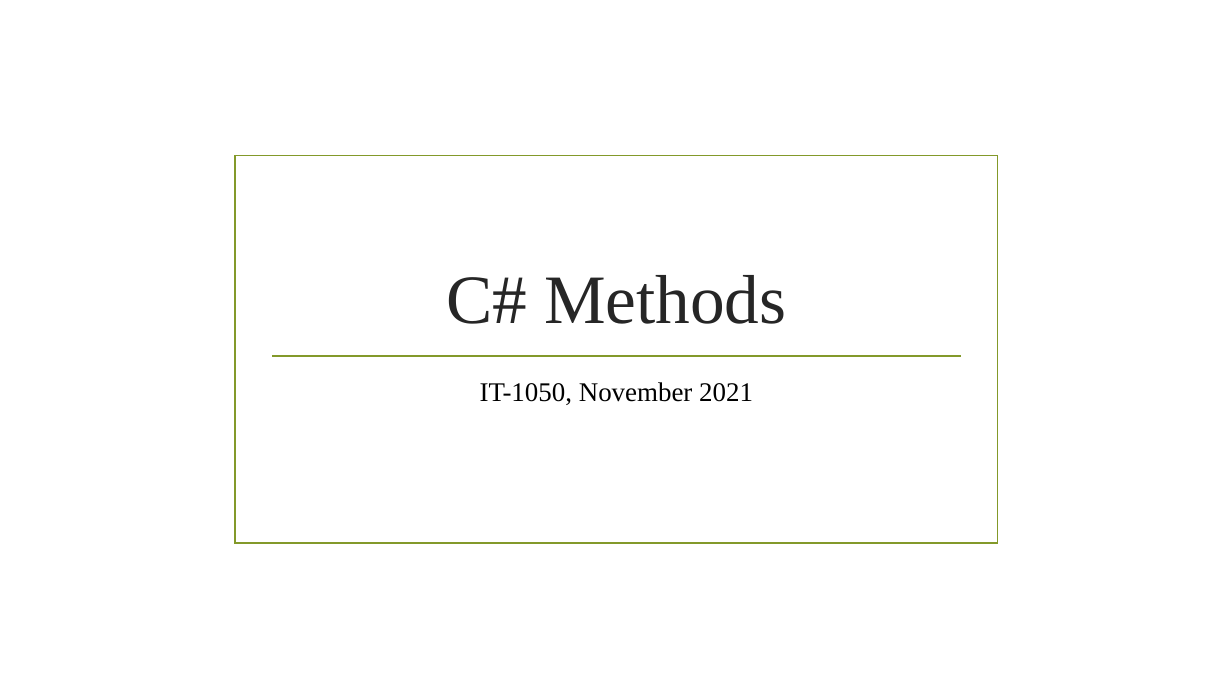
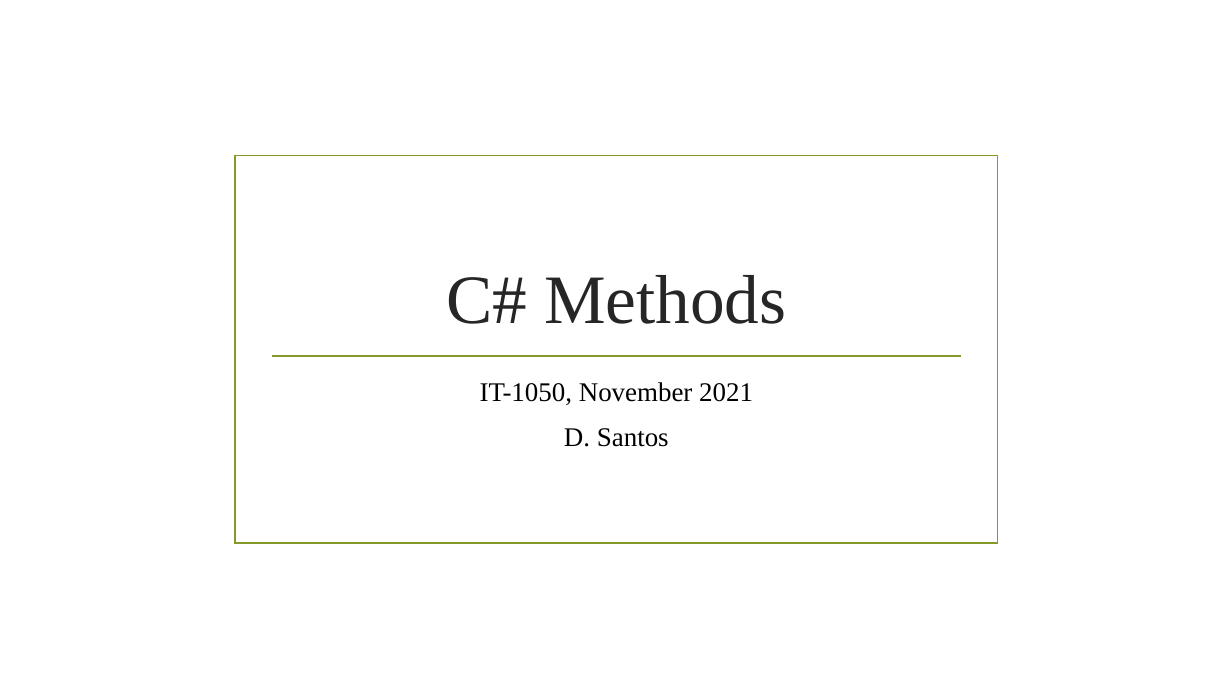
Before and after one commit to DonnieSantos/IT-1050, a slide deck: slide 1 of 2022/Part8_Methods/PowerPoint/Methods.pptx. Drawn at 1232x693 pixels with LibreOffice and Linux fonts; fonts in the diff are those of the drawing; background and template pictures are left out. Boxes give left, top, right and bottom in pixels: in the first picture for what was removed or moved away, otherwise in the second. Text is boxed around its words. In the diff, an @@ line names an element or a change of style, - is before the commit and + after.

Commit message:
Cleaned up and finished Part8_Methods.

```diff
--- a/2022/Part8_Methods/PowerPoint/Methods.pptx
+++ b/2022/Part8_Methods/PowerPoint/Methods.pptx
@@ subtitle at box(564, 428, 669, 447): paragraph added @@
+D. Santos
```
Also in this commit, not shown: 1 other slide changed, 3 other files.
